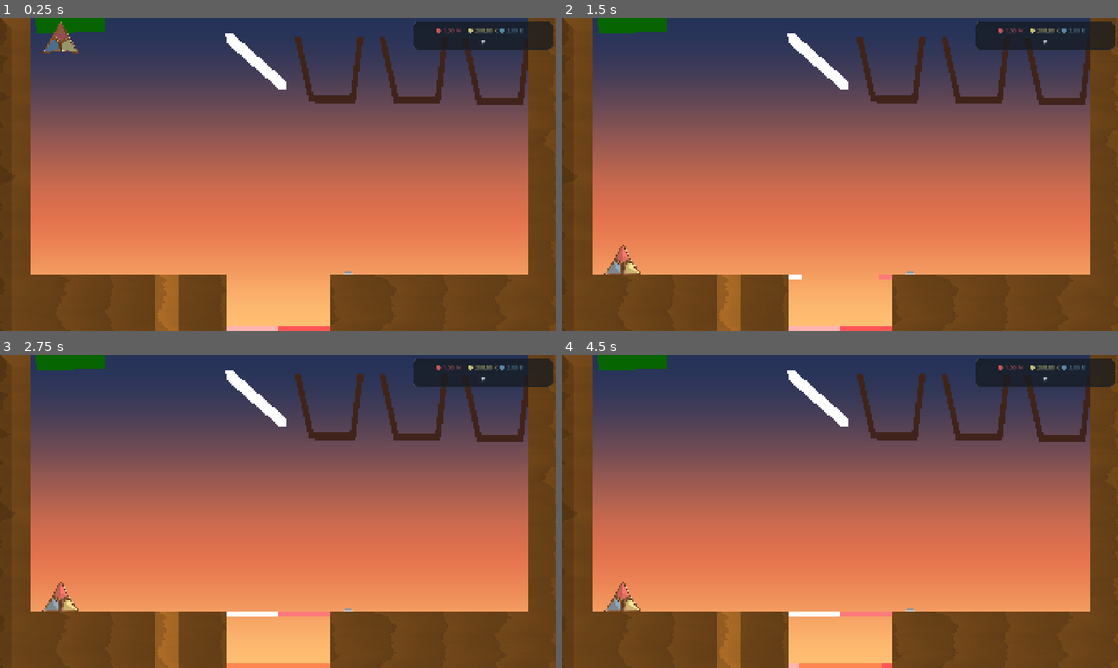
Above: before the commit, frames 1-4 (two rows, left to right).
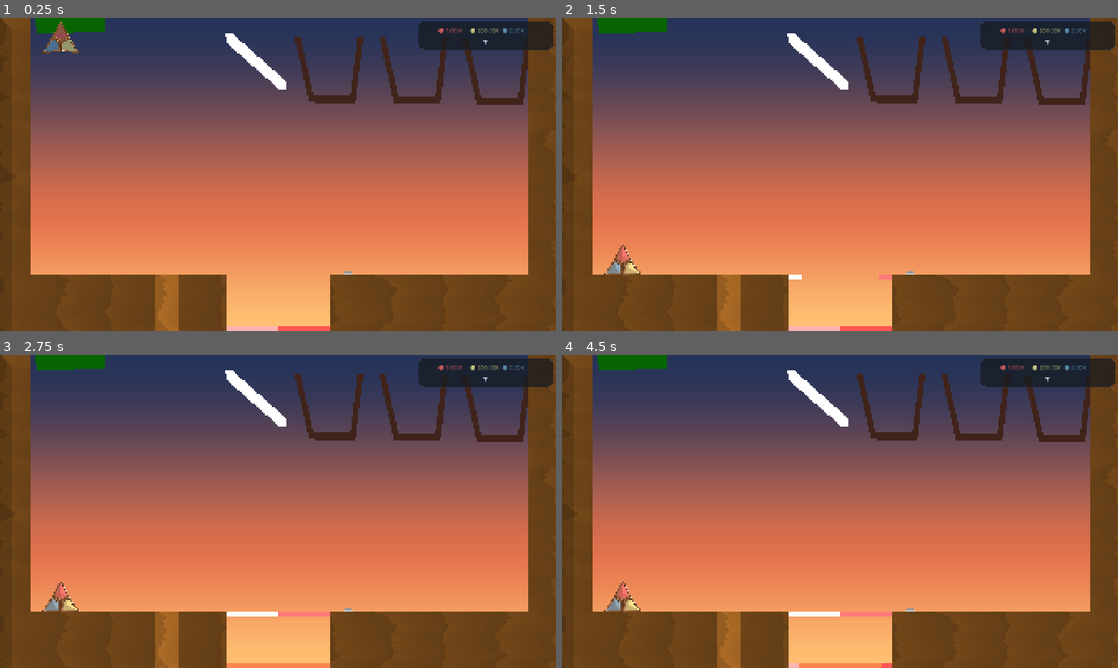
Above: after the commit, the same moments.

Repository: adambrock89/idle-glass
Game: Godot game, scene res://scenes/levels/fragment_manager.tscn
Two runs of this game, one before a commit and one after it. Both use one fixed random seed, a clock stepped at 60 frames per second and the inputs below.
Inputs (mouse positions are in pixels of both pictures, inside the frame that each line leads up to):
- Up to frame 1 (0.25 s): no input
- Up to frame 2 (1.5 s): tap Enter at 0.5 s; move the mouse to (962, 158) at 0.52 s; tap G (toggle_generation) at 0.6 s; click (962, 158) at 0.67 s; move the mouse to (728, 190) at 1.27 s; tap C (toggle_hatch) at 1.35 s; click (728, 190) at 1.42 s
- Up to frame 3 (2.75 s): move the mouse to (333, 442) at 2.02 s; tap G (toggle_generation) at 2.1 s; click (333, 442) at 2.17 s
- Up to frame 4 (4.5 s): tap Space at 2.75, 4.25 s; move the mouse to (812, 574) at 2.77 s; tap C (toggle_hatch) at 2.85, 4.35 s; click (812, 574) at 2.92 s; tap Enter at 3.5 s; move the mouse to (1006, 558) at 3.52 s; tap G (toggle_generation) at 3.6 s; click (1006, 558) at 3.67 s; move the mouse to (673, 464) at 4.27 s; click (673, 464) at 4.42 s

The runs differ from the first frame. In frame 1, 0.2% of the frame differs, in the area x 74-95%, y 1-11%; in frame 2, 0.2%; in frame 3, 0.2%; in frame 4, 0.2%.

Commit message:
Grab Radius upgrade complete

Diff:
--- a/data/upgrades.json
+++ b/data/upgrades.json
@@ -154,5 +154,19 @@
 			"purple": 10
 		},
 		"cost_multiplier":1.75
+	},
+	{
+		"id":  "grab_radius",
+		"name":  "Grab Radius",
+		"description":  "Unlocks and expands your grab radius",
+		"max_level": 10,
+		"effect":  {
+			"type":  "mult",
+			"multiplier": 1.15
+		},
+		"cost": {
+			"orange":  25
+		},
+		"cost_multiplier":8
 	}
 ]
--- a/src/entities/scoreboard.gd
+++ b/src/entities/scoreboard.gd
@@ -8,7 +8,7 @@
 const AREA_SCORE_TARGET_MASS: float = 181.0
 const AREA_SCORE_TARGET_VALUE: float = 3.0
 const AREA_SCORE_EXPONENT: float = 1.5
-const PANEL_WIDTH: float = 484.0
+const PANEL_WIDTH: float = 465.0
 const PANEL_SIDE_MARGIN: float = 12.0
 const PANEL_TOP_MARGIN: float = 12.0
 const METAL_ID_TO_NAME: Dictionary = {
@@ -154,6 +154,7 @@
 		emit_signal("shop_toggled")
 
 func set_shop_open(is_open: bool) -> void:
+
 	if panel_root != null:
 		if is_open:
 			panel_root.anchor_bottom = 1.0
@@ -422,6 +423,8 @@
 			%Platform.set_hatch_width_multiplier(mult)
 		elif effect_id == "prismatic_probability":
 			%FragmentCollection.set_probability_modifier(mult)
+		elif effect_id == "grab_radius":
+			%FragmentCollection.set_grab_radius(mult)
 
 	elif t == "set":
 		if effect_id == "tier_two_unlock":
--- a/src/systems/fragment_manager.gd
+++ b/src/systems/fragment_manager.gd
@@ -12,8 +12,10 @@
 var base_pull_strength: float = 5.0
 var pull_strength_multiplier: float = 1.0
 var grab_radius: float = 0.0
+var grab_radius_base: float = 45.0
 var unlocked_grab_radii: Array[float] = [0.0]
 var active_grab_radius_index: int = 0
+var is_grabbing: bool = false
 
 var METAL_TYPES := {
 	"copper": 0,
@@ -93,18 +95,18 @@
 
 func _unhandled_input(event):
 	if event is InputEventMouseButton and event.pressed:
-		if event.button_index == MOUSE_BUTTON_WHEEL_UP:
-			_adjust_grab_radius_selection(1)
-			return
-		if event.button_index == MOUSE_BUTTON_WHEEL_DOWN:
-			_adjust_grab_radius_selection(-1)
-			return
+			if event.button_index == MOUSE_BUTTON_WHEEL_UP:
+				_adjust_grab_radius_selection(1)
+				return
+			if event.button_index == MOUSE_BUTTON_WHEEL_DOWN:
+				_adjust_grab_radius_selection(-1)
+				return
 
 	if event is InputEventMouseButton and event.button_index == MOUSE_BUTTON_LEFT and event.pressed:
 		_begin_grab(get_global_mouse_position())
 
 	if event is InputEventMouseButton and event.button_index == MOUSE_BUTTON_LEFT and not event.pressed:
-		_end_grab()
+			_end_grab()
 
 	if Input.is_action_just_pressed("toggle_generation"):
 		_on_toggle_generation_pressed()
@@ -300,9 +302,6 @@
 	var push_offset := compute_push_out_offset(centroid, container_center, border_scale)
 	centroid += push_offset
 
-	# --- Curvature-based UV generation ---
-	var uvs := PackedVector2Array()
-
 	# Compute bounding box
 	var min_x := INF
 	var min_y := INF
@@ -318,7 +317,6 @@
 	var screen_min = Vector2(min_x, min_y)
 	var screen_max = Vector2(max_x, max_y)
 	var size := Vector2(max_x - min_x, max_y - min_y)
-	var center := Vector2(min_x + size.x * 0.5, min_y + size.y * 0.5)
 
 	var inner := Polygon2D.new()
 	inner.name = "InnerPolygon_%s" % str(color_name)
@@ -567,8 +565,8 @@
 func set_pull_strength_multiplier(multiplier: float) -> void:
 	pull_strength_multiplier = max(0.1, multiplier)
 
-func set_grab_radius(radius: float) -> void:
-	var clamped_radius: float = max(0.0, radius)
+func set_grab_radius(radius_modifier: float) -> void:
+	var clamped_radius: float = max(0.0, grab_radius_base*radius_modifier)
 	var already_unlocked := false
 	for unlocked in unlocked_grab_radii:
 		if is_equal_approx(unlocked, clamped_radius):
@@ -587,6 +585,8 @@
 	probability_modifier = modifier
 
 func _roll_random_tier() -> int:
+	print("Tier 2 odds: %s" % str(tier_probability_base * probability_modifier))
+	print("Tier 2 odds: %s" % str(tier_probability_base/10 * probability_modifier))
 	var roll = randf()
 	if max_tier <= 1:
 		return 1
--- a/src/ui/shop_manager.gd
+++ b/src/ui/shop_manager.gd
@@ -198,7 +198,6 @@
 		this_upgrade.set("level",level)
 
 		var is_max_level: bool = level >= int(this_upgrade.get("max_level", 0))
-		var this_target: String = String(this_upgrade.get("id",0))
 
 		#Calculate Effects
 		var effect_type = this_upgrade.get("effect", {}).get("type", "")
@@ -261,17 +260,10 @@
 		return
 
 	var costs := series.get("cost", {}).duplicate() as Dictionary
-	var cost_multiplier := series.get("cost_multiplier",1.0) as float
-
-	for cost in costs:
-		var original_cost = costs.get(cost)
-		costs.set(cost, costs.get(cost) * pow(cost_multiplier,requested_level-1))
 
 	if scoreboard == null:
 		push_warning("No scoreboard found; cannot process purchase")
 		return
-
-	var afford: bool = bool(scoreboard.has_cost(costs))
 
 	suppress_score_refresh = true
 	var spent: bool = bool(scoreboard.spend_cost(costs))
--- a/src/ui/upgrade_row.gd
+++ b/src/ui/upgrade_row.gd
@@ -129,9 +129,12 @@
 	_apply_button_styles()
 	_setup_buy_cost_overlay()
 	_setup_hover_tooltip()
-
 	if buy_button != null:
 		buy_button.connect("pressed", Callable(self, "_on_Buy_pressed"))
+		buy_button.custom_minimum_size.x = 120
+	var meta_col: VBoxContainer = get_node("Margin/Content/MetaCol")
+	meta_col.custom_minimum_size.x = 2
+
 
 	mouse_entered.connect(_on_row_mouse_entered)
 	mouse_exited.connect(_on_row_mouse_exited)
--- a/src/utils/global_functions.gd
+++ b/src/utils/global_functions.gd
@@ -11,4 +11,4 @@
 
 	var calculated_value := raw_float / pow(1000, multiple_of_thousands)
 	var notation = notations[multiple_of_thousands]
-	return "%.2f %s" % [calculated_value,notation]
+	return "%.2f%s" % [calculated_value,notation]
